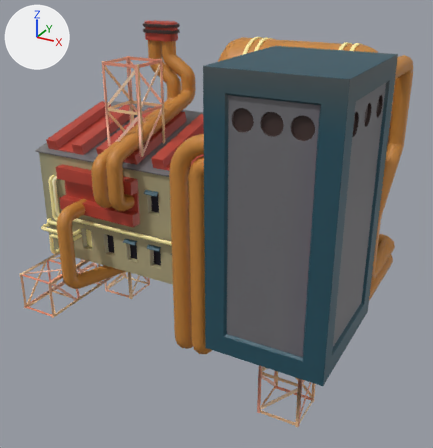
Renders of the FBX model Assets/_ART/Meshes/FACTORY_Mesh/BStruct_ Factory_A.fbx from each side of a commit.
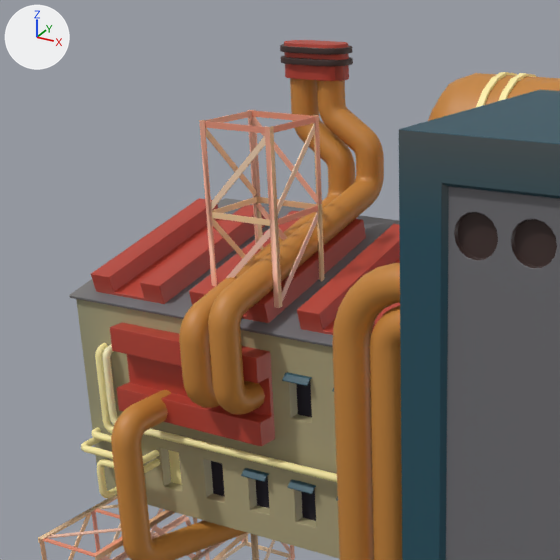
Each version is shown whole from a camera (50 mm lens) standing at (9.71, -16.56, 10.28) and looking at (0.56, 0.07, 1.97), then close up on the part from 0% to 66% of the width and 0% to 64% of the height. Every picture has the same lights, and +X, +Y and +Z are marked at upper left. The older version's two pictures come first. Where no turn or scale is listed for an object, it has been applied to the vertices. Vertices at exactly the same position are counted once.

In view in the first close-up: 'BAT_1', 'BAT_2', 'Cube.001', 'Cube.005', 'Cylinder', 'GLASS', 'PIPES', 'SCAFOLDINGS'.
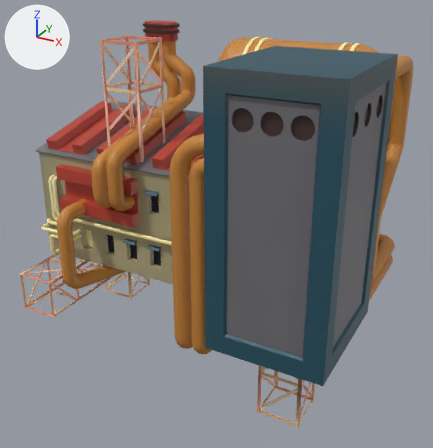
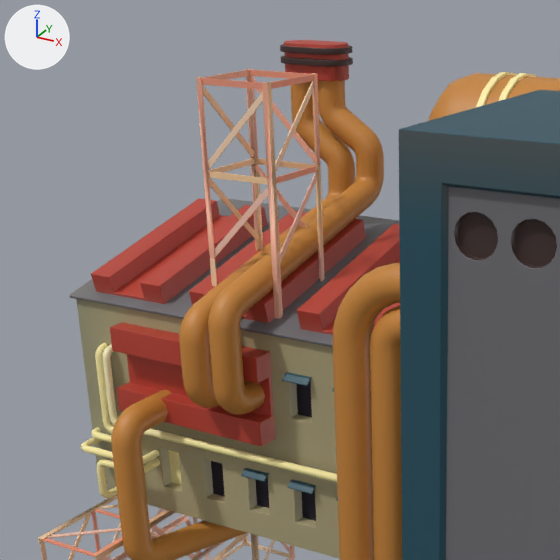
What differs and where, as boxes (x1, y1, x2, y2) in the close-ups (560 x 560 px; the box of a moved part takes in the faces that stretch with it):
'SCAFOLDINGS', reshaped
    before: (38, 110, 325, 560)
    after: (38, 69, 325, 560)
part 1 of me_plane_001, moved or reshaped
    before: (226, 228, 270, 278)
    after: (214, 186, 268, 257)
part 2 of me_plane_001, moved or reshaped
    before: (282, 211, 318, 302)
    after: (280, 172, 317, 263)
part 3 of me_plane_001, moved or reshaped
    before: (256, 203, 320, 280)
    after: (254, 164, 319, 249)
part 4 of me_plane_001, moved or reshaped
    before: (212, 218, 245, 259)
    after: (209, 178, 260, 241)
part 5 of me_plane_001, moved or reshaped
    before: (212, 212, 270, 226)
    after: (209, 171, 268, 185)
part 6 of me_plane_001, moved or reshaped
    before: (278, 205, 318, 225)
    after: (276, 166, 317, 184)
part 7 of me_plane_001, moved or reshaped
    before: (256, 197, 318, 209)
    after: (254, 158, 316, 169)
part 8 of me_plane_001, moved or reshaped
    before: (212, 197, 257, 213)
    after: (209, 158, 255, 173)
part 9 of me_plane_001, moved or reshaped
    before: (211, 136, 265, 210)
    after: (208, 91, 263, 169)
part 10 of me_plane_001, moved or reshaped
    before: (277, 123, 315, 214)
    after: (275, 81, 314, 172)
part 11 of me_plane_001, moved or reshaped
    before: (251, 117, 318, 203)
    after: (249, 76, 316, 164)
part 12 of me_plane_001, moved or reshaped
    before: (206, 128, 257, 196)
    after: (202, 85, 255, 157)
part 13 of me_plane_001, moved or reshaped
    before: (205, 121, 265, 133)
    after: (202, 78, 262, 89)
part 14 of me_plane_001, moved or reshaped
    before: (273, 116, 315, 133)
    after: (271, 74, 313, 89)
part 15 of me_plane_001, moved or reshaped
    before: (252, 111, 314, 121)
    after: (249, 70, 312, 79)
part 16 of me_plane_001, moved or reshaped
    before: (204, 110, 252, 123)
    after: (201, 70, 249, 80)
part 17 of me_plane_001, rebuilt (12% wider, 31% taller)
    before: (247, 110, 263, 249)
    after: (245, 69, 263, 251)
part 18 of me_plane_001, rebuilt
    before: (313, 115, 325, 282)
    after: (312, 73, 325, 282)
part 19 of me_plane_001, rebuilt (16% wider, 26% taller)
    before: (199, 120, 217, 286)
    after: (196, 77, 217, 286)
part 20 of me_plane_001, rebuilt (22% wider, 30% taller)
    before: (265, 126, 282, 308)
    after: (262, 82, 283, 319)

What changed in the scene script:
```text
Change me_plane_001:
    used by ob_scafoldings; location = (-4.91, 1.89, 0.01)
    remove me_plane_001.from_pydata(...)  # 1101 vertices, 935 faces; spans x -0.72..9.83, y -5.21..0.7, z -2.99..7.29
    add me_plane_001.from_pydata(...)  # 1125 vertices, 959 faces; spans x -0.72..9.83, y -5.21..0.7, z -2.99..7.97
    me_plane_001 part 1: the loose piece of 8 vertices spanning x 1.84..3.22, y -2.84..-2.82, z 4.32..5.69 is moved by (0.0, 0.0, 0.68)
    me_plane_001 part 2: the loose piece of 8 vertices spanning x 3.19..3.21, y -2.85..-1.47, z 4.32..5.69 is moved by (0.0, 0.0, 0.68)
    me_plane_001 part 3: the loose piece of 8 vertices spanning x 1.84..3.22, y -1.5..-1.48, z 4.32..5.69 is moved by (0.0, 0.0, 0.68)
    me_plane_001 part 4: the loose piece of 8 vertices spanning x 1.85..1.87, y -2.85..-1.47, z 4.32..5.69 is moved by (0.0, 0.0, 0.68)
    me_plane_001 part 5: the loose piece of 8 vertices spanning x 1.85..3.21, y -2.85..-2.83, z 5.69..5.79 is moved by (0.0, 0.0, 0.68)
    me_plane_001 part 6: the loose piece of 8 vertices spanning x 3.19..3.21, y -2.85..-1.48, z 5.69..5.79 is moved by (0.0, 0.0, 0.68)
    me_plane_001 part 7: the loose piece of 8 vertices spanning x 1.85..3.21, y -1.5..-1.48, z 5.69..5.79 is moved by (0.0, 0.0, 0.68)
    me_plane_001 part 8: the loose piece of 8 vertices spanning x 1.85..1.87, y -2.85..-1.48, z 5.69..5.79 is moved by (0.0, 0.0, 0.68)
    me_plane_001 part 9: the loose piece of 8 vertices spanning x 1.84..3.22, y -2.84..-2.82, z 5.81..7.19 is moved by (0.0, 0.0, 0.68)
    me_plane_001 part 10: the loose piece of 8 vertices spanning x 3.19..3.21, y -2.85..-1.47, z 5.81..7.19 is moved by (0.0, 0.0, 0.68)
    me_plane_001 part 11: the loose piece of 8 vertices spanning x 1.84..3.22, y -1.5..-1.48, z 5.81..7.19 is moved by (0.0, 0.0, 0.68)
    me_plane_001 part 12: the loose piece of 8 vertices spanning x 1.85..1.87, y -2.85..-1.47, z 5.81..7.19 is moved by (0.0, 0.0, 0.68)
    me_plane_001 part 13: the loose piece of 8 vertices spanning x 1.85..3.21, y -2.85..-2.83, z 7.18..7.28 is moved by (0.0, 0.0, 0.68)
    me_plane_001 part 14: the loose piece of 8 vertices spanning x 3.19..3.21, y -2.85..-1.48, z 7.18..7.28 is moved by (0.0, 0.0, 0.68)
    me_plane_001 part 15: the loose piece of 8 vertices spanning x 1.85..3.21, y -1.5..-1.48, z 7.18..7.28 is moved by (0.0, 0.0, 0.68)
    me_plane_001 part 16: the loose piece of 8 vertices spanning x 1.85..1.87, y -2.85..-1.48, z 7.18..7.28 is moved by (0.0, 0.0, 0.68)
    me_plane_001 part 17: the loose piece of 18 vertices spanning x 1.83..1.93, y -1.56..-1.46, z 4.31..7.29 is rebuilt with 24 vertices and now spans x 1.83..1.93, y -1.56..-1.46, z 4.0..7.97
    me_plane_001 part 18: the loose piece of 18 vertices spanning x 3.13..3.23, y -1.56..-1.46, z 4.31..7.29 is rebuilt with 24 vertices and now spans x 3.13..3.23, y -1.56..-1.46, z 4.0..7.97
    me_plane_001 part 19: the loose piece of 18 vertices spanning x 1.83..1.93, y -2.87..-2.77, z 4.31..7.29 is rebuilt with 24 vertices and now spans x 1.83..1.93, y -2.87..-2.77, z 4.0..7.97
    me_plane_001 part 20: the loose piece of 18 vertices spanning x 3.13..3.23, y -2.87..-2.77, z 4.31..7.29 is rebuilt with 24 vertices and now spans x 3.13..3.23, y -2.87..-2.77, z 4.0..7.97
```
